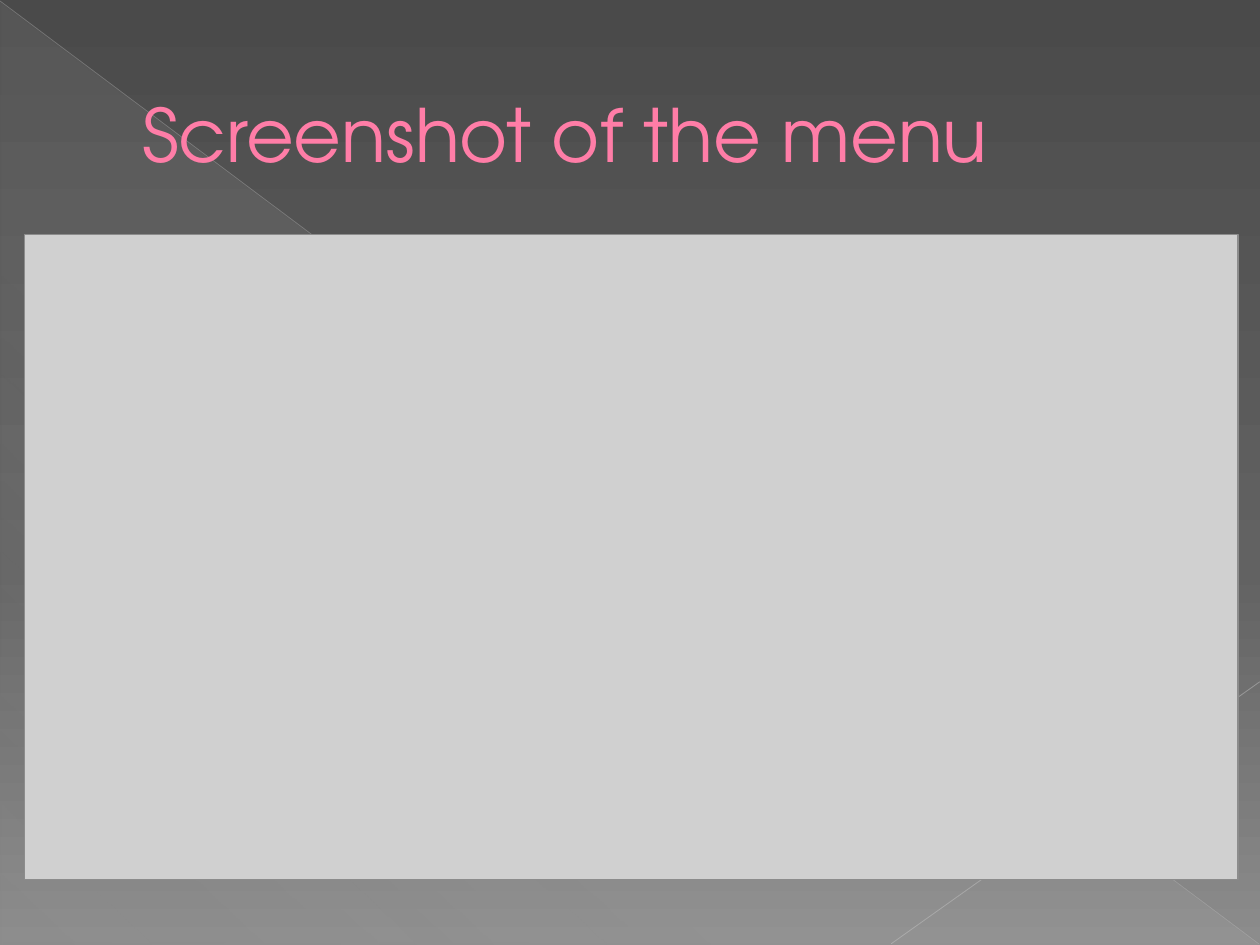
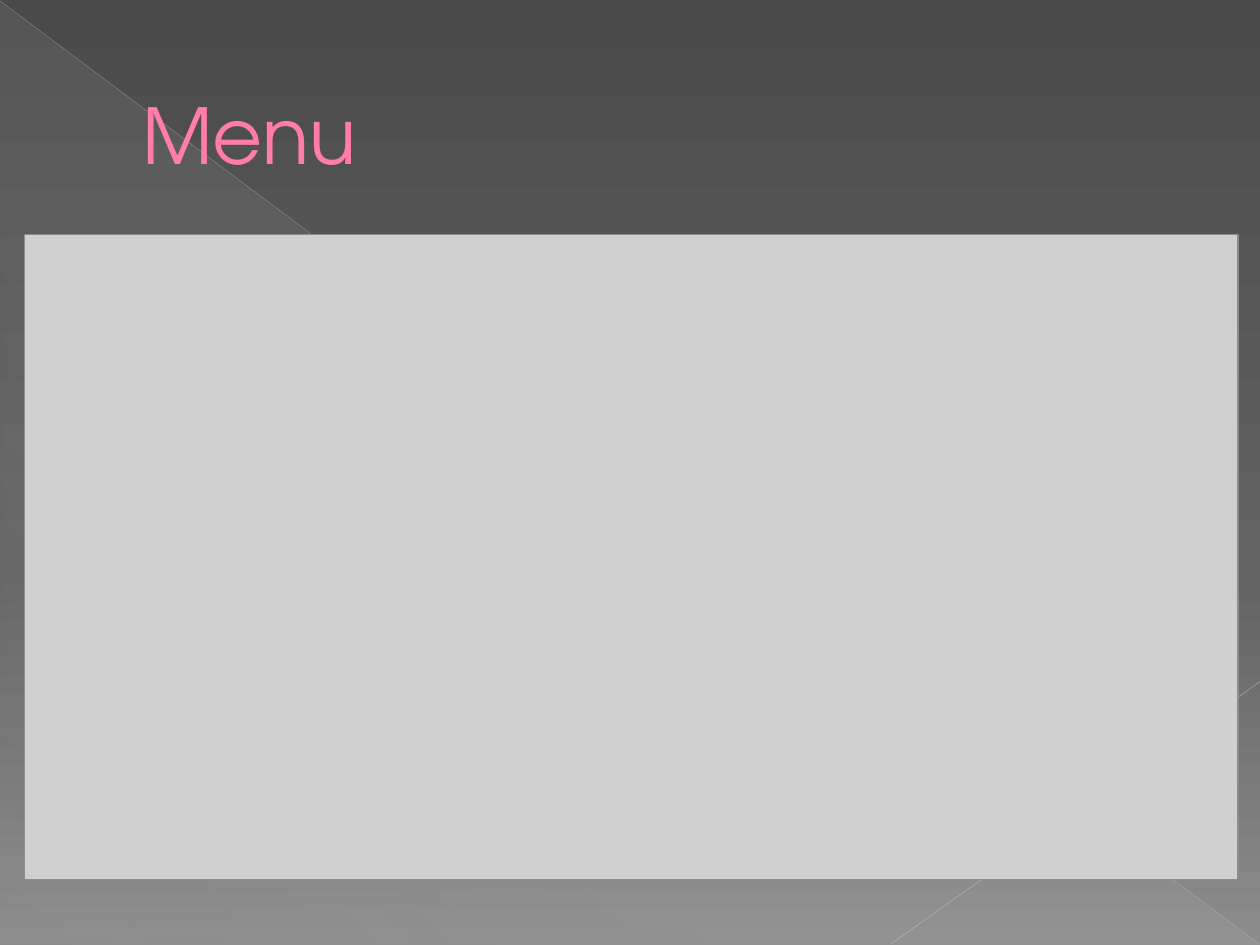
Before and after one commit to hihison/Group5_Project, a slide deck: slide 5 of 001.pptx. Drawn at 1260x945 pixels with LibreOffice and Linux fonts; fonts in the diff are those of the drawing; grey boxes stand for pictures. Boxes give left, top, right and bottom in pixels: in the first picture for what was removed or moved away, otherwise in the second. Text is boxed around its words. In the diff, an @@ line names an element or a change of style, - is before the commit and + after.

```diff
--- a/001.pptx
+++ b/001.pptx
@@ title at bbox=[142, 107, 357, 165]: text changed; size 42 to 44 pt @@
-Screenshot of the menu
+Menu
```
Also in this commit, not shown: 3 other slides changed, 6 slides added, 5 slides removed.
